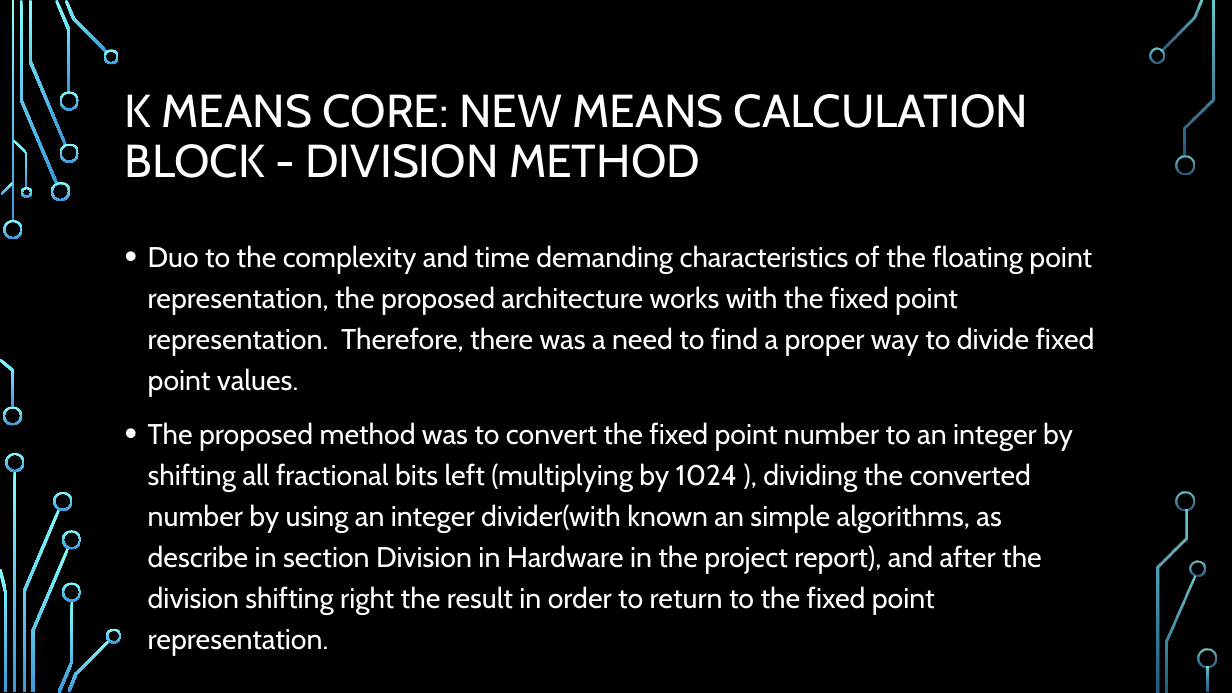
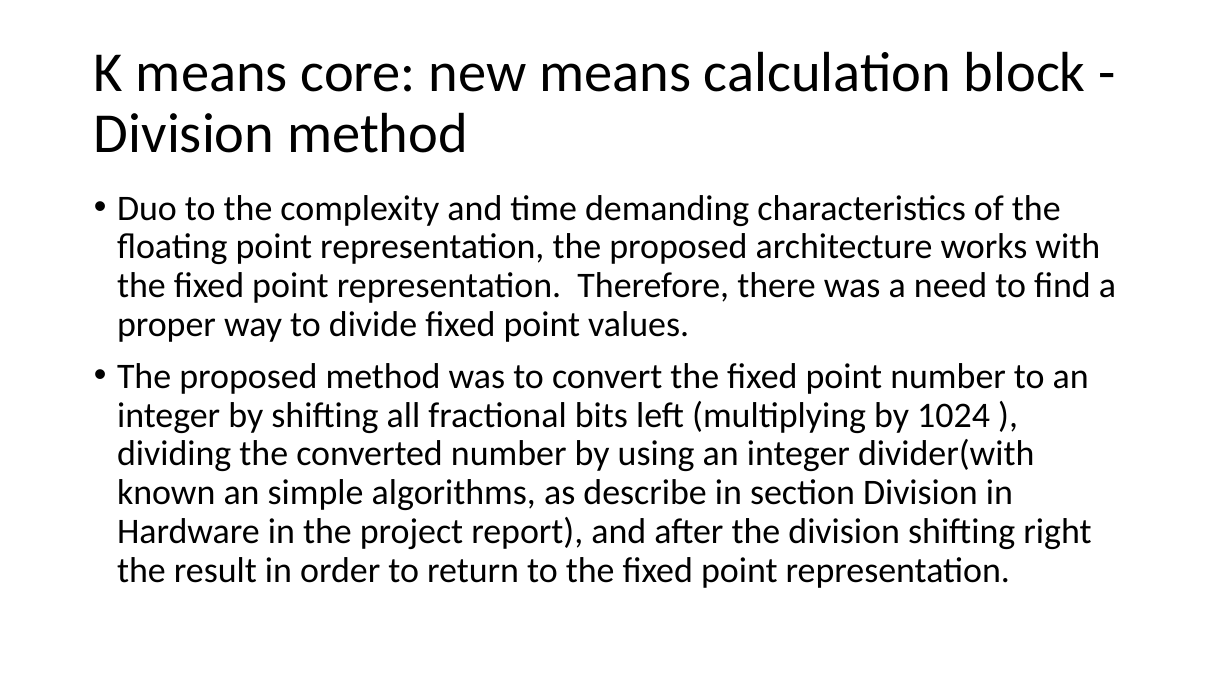
Before and after one commit to liotahuf/project_k_means, a slide deck: slide 34 of Midle presentation.pptx. Drawn at 1232x693 pixels with LibreOffice and Linux fonts; fonts in the diff are those of the drawing; background and template pictures are left out. Boxes give left, top, right and bottom in pixels: in the first picture for what was removed or moved away, otherwise in the second. Text is boxed around its words. In the diff, an @@ line names an element or a change of style, - is before the commit and + after.

Commit message:
report little changes, final ppt added

```diff
--- a/Midle presentation.pptx
+++ b/Midle presentation.pptx
@@ background picture (left out) to #FFFFFF @@
@@ title at [94,51,1086,153]: text changed; size 36 to 44 pt; font Cabin to Calibri; text colour #FFFFFF to #000000 @@
-K MEANS CORE: NEW MEANS CALCULATION BLOCK - DIVISION METHOD
+K means core: new means calculation block - Division method
@@ text "Duo to the complexity and ...": place and size @@
-text "Duo to the complexity and ..." at [148,245,1095,656]
+text "Duo to the complexity and ..." at [117,195,1116,588]
@@ text "Duo to the complexity and ..." at [117,195,1116,588]: size 22.2 to 28 pt, font Cabin to Calibri, text colour #FFFFFF to #000000; line spacing 1.2 to 0.9 @@
@@ group removed at [0,0,1217,693]: 33 freeform shapes, 3 rectangles @@
```
Also in this commit, not shown: 47 other slides changed, 2 other files.
